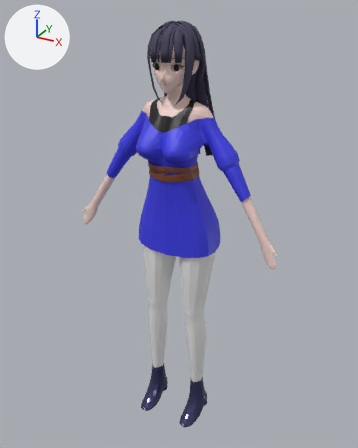
What one commit did to the FBX model Models/Character/New Character/yiyiyiyi.fbx.
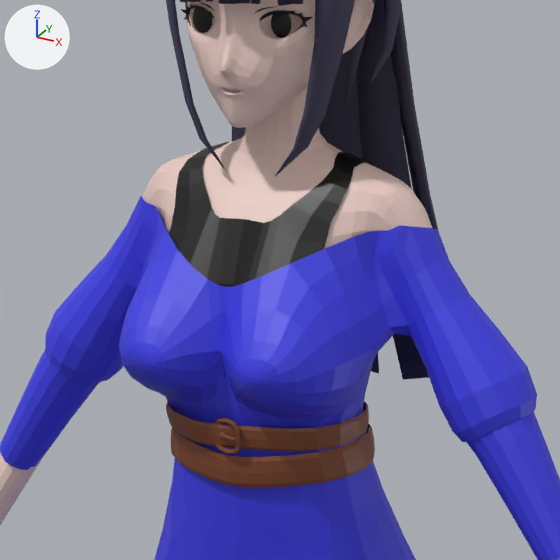
Each version is shown whole from a 50 mm lens placed at (7.17, -12.89, 13.04), pointed at (-0.06, 0.26, 6.46), then close up on the part from 30% to 69% of the width and 14% to 45% of the height. The lights are fixed; the arrows at upper left show +X, +Y and +Z. Where no turn or scale is listed for an object, it has been applied to the vertices.

Names of what the first close-up shows: 'belt', 'body.001', 'bra'.
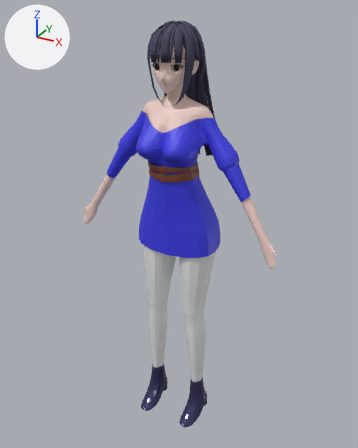
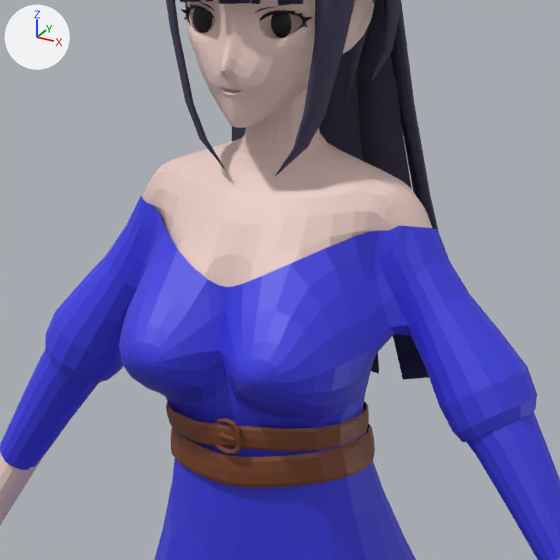
Boxes [x1, y1, x2, y2] around the edits, measured in the close-ups (560 x 560 px):
'bra', deleted
    before: [169, 142, 369, 287]

The change in detail:
Object 'bra' (ob_bra) is deleted.
